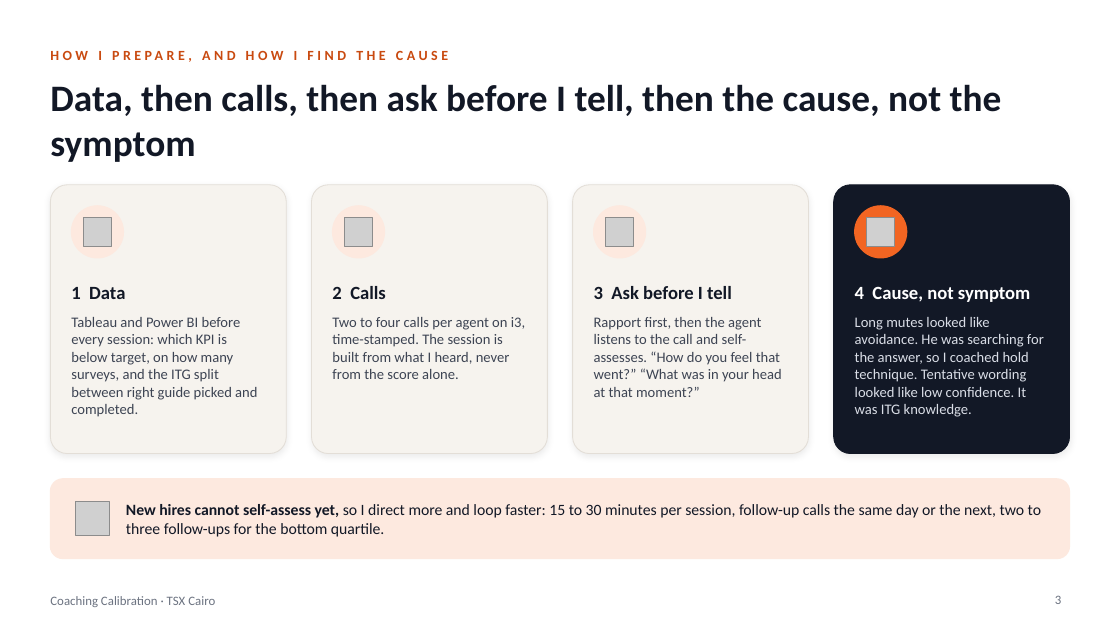
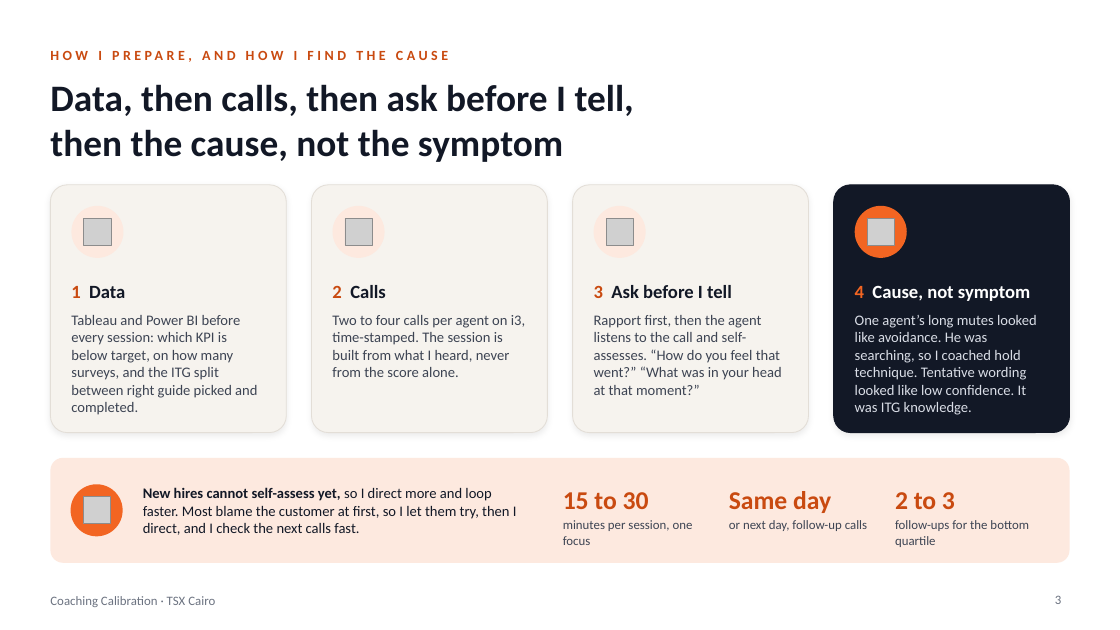
Before and after one commit to comar12/LMS, a slide deck: slide 3 of coaching-intelligence-pro/Coaching_Calibration_TSX_Cairo.pptx. Drawn at 1120x630 pixels with LibreOffice and Linux fonts; fonts in the diff are those of the drawing; grey boxes stand for pictures. Boxes give left, top, right and bottom in pixels: in the first picture for what was removed or moved away, otherwise in the second. Text is boxed around its words. In the diff, an @@ line names an element or a change of style, - is before the commit and + after.

```diff
--- a/coaching-intelligence-pro/Coaching_Calibration_TSX_Cairo.pptx
+++ b/coaching-intelligence-pro/Coaching_Calibration_TSX_Cairo.pptx
@@ title at (50, 84, 634, 162): text changed @@
-Data, then calls, then ask before I tell, then the cause, not the symptom
+Data, then calls, then ask before I tell,
+then the cause, not the symptom
@@ rounded rectangle: place and size @@
-rounded rectangle at (50, 185, 287, 454)
+rounded rectangle at (50, 185, 287, 433)
@@ rounded rectangle: place and size @@
-rounded rectangle at (312, 185, 548, 454)
+rounded rectangle at (312, 185, 548, 433)
@@ rounded rectangle: place and size @@
-rounded rectangle at (573, 185, 809, 454)
+rounded rectangle at (573, 185, 809, 433)
@@ rounded rectangle: place and size @@
-rounded rectangle at (833, 185, 1070, 454)
+rounded rectangle at (833, 185, 1070, 433)
@@ text "1 Data" at (71, 286, 125, 298): text colour #121826 to #C94A10 in "1" @@
@@ text "2 Calls" at (332, 285, 386, 298): text colour #121826 to #C94A10 in "2" @@
@@ text "3 Ask before I tell" at (594, 285, 732, 298): text colour #121826 to #C94A10 in "3" @@
@@ text "4 Cause, not symptom" at (855, 285, 1030, 301): text colour #FFFFFF to #F26522 in "4" @@
@@ text at (855, 315, 1037, 415): text changed @@
-Long mutes looked like avoidance. He was searching for the answer, so I coached hold technique. Tentative wording looked like low confidence. It was ITG knowledge.
+One agent’s long mutes looked like avoidance. He was searching, so I coached hold technique. Tentative wording looked like low confidence. It was ITG knowledge.
@@ rounded rectangle: place and size @@
-rounded rectangle at (50, 479, 1070, 559)
+rounded rectangle at (50, 458, 1070, 563)
@@ rounded rectangle at (50, 458, 1070, 563): outline #FDE9DF 1 pt to none; proportions changed @@
@@ ellipse added at (71, 484, 123, 536), fill #F26522 @@
@@ picture removed at (76, 502, 109, 535) @@
@@ picture added at (83, 497, 110, 523) @@
@@ text at (143, 487, 517, 535): text changed; size 13.5 to 12.5 pt @@
-New hires cannot self-assess yet, so I direct more and loop faster: 15 to 30 minutes per session, follow-up calls the same day or the next, two to three follow-ups for the bottom quartile.
+New hires cannot self-assess yet, so I direct more and loop faster. Most blame the customer at first, so I let them try, then I direct, and I check the next calls fast.
@@ text added at (563, 492, 649, 509), 22 pt, text #C94A10, bold @@
+15 to 30
@@ text added at (729, 491, 831, 513), 22 pt, text #C94A10, bold @@
+Same day
@@ text added at (895, 492, 955, 509), 22 pt, text #C94A10, bold @@
+2 to 3
@@ text added at (563, 520, 693, 545), 11 pt, text #3D4453 @@
+minutes per session, one focus
@@ text added at (729, 520, 867, 531), 11 pt, text #3D4453 @@
+or next day, follow-up calls
@@ text added at (895, 520, 1029, 547), 11 pt, text #3D4453 @@
+follow-ups for the bottom quartile
```
Also in this commit, not shown: 4 other slides changed.
